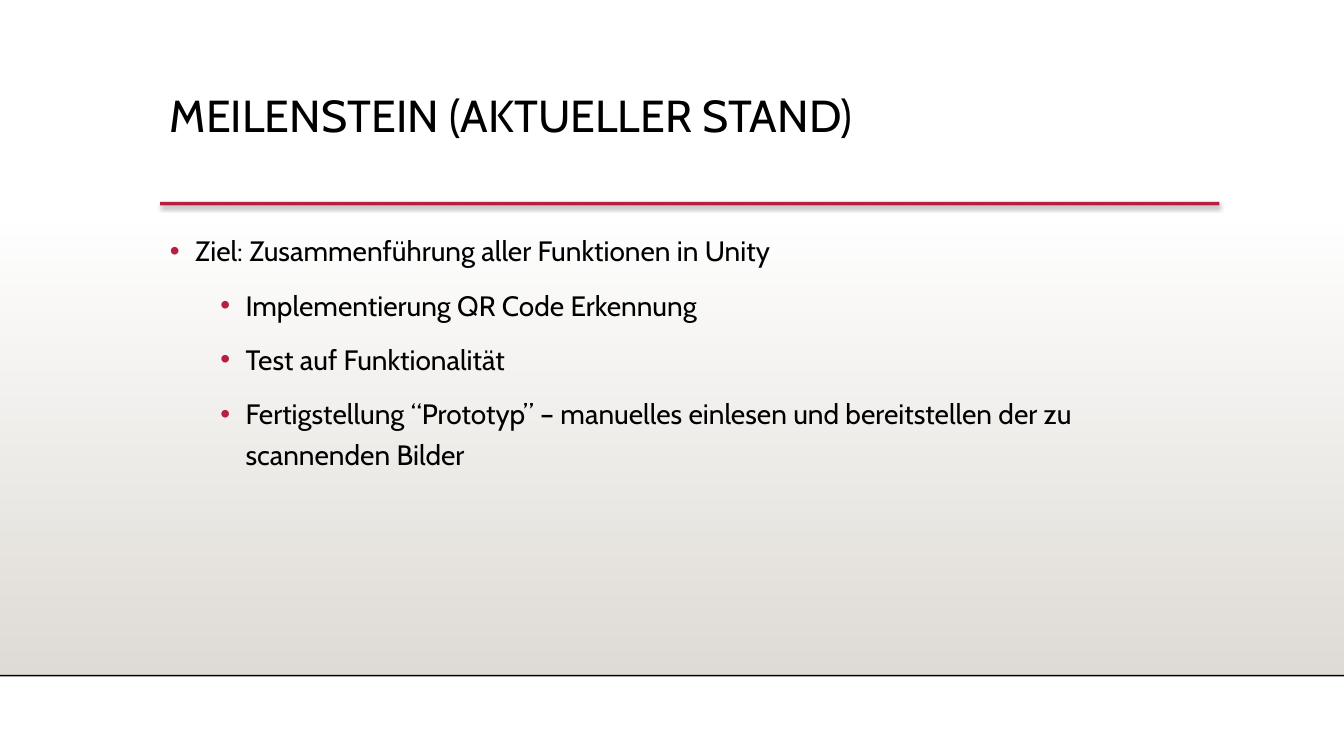
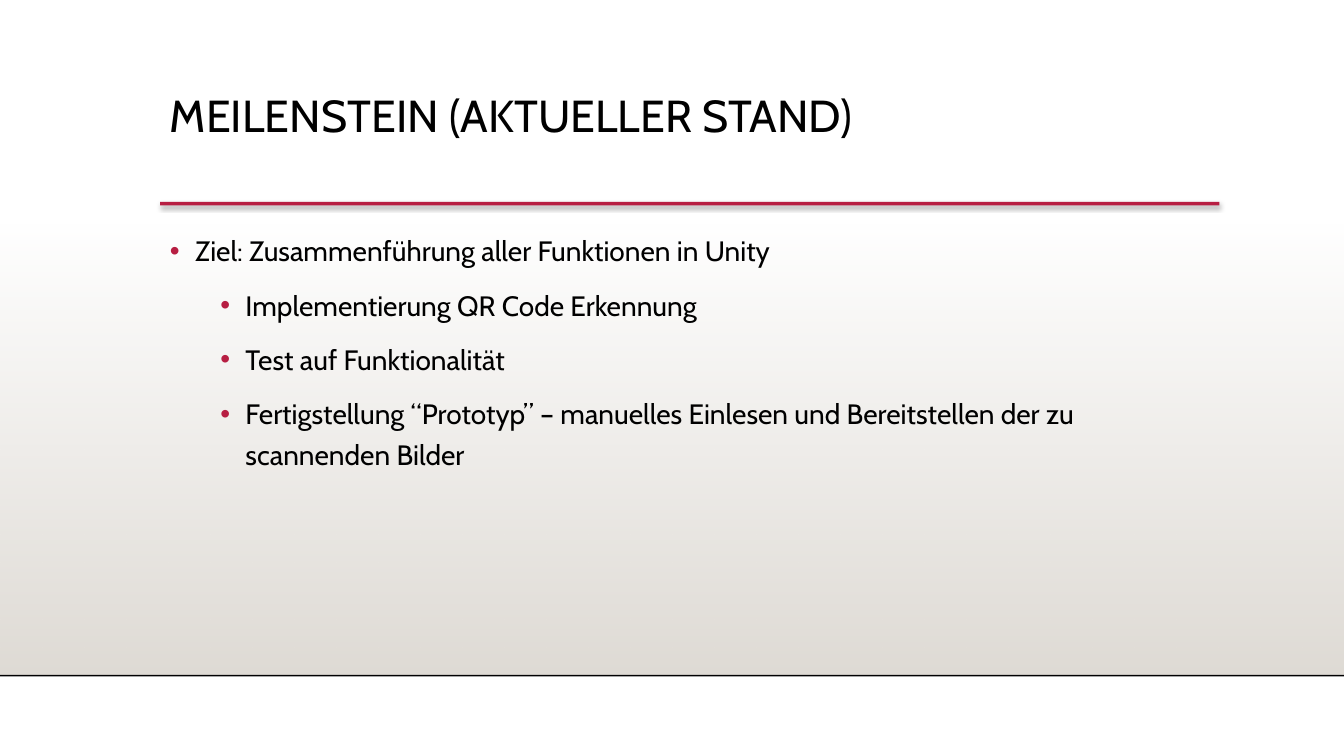
Before and after one commit to FeFi7/CarrierTracking, a slide deck: slide 8 of Dokumentation/MeilensteinPraesentation.pptx. Drawn at 1344x756 pixels with LibreOffice and Linux fonts; fonts in the diff are those of the drawing; background and template pictures are left out. Boxes give left, top, right and bottom in pixels: in the first picture for what was removed or moved away, otherwise in the second. Text is boxed around its words. In the diff, an @@ line names an element or a change of style, - is before the commit and + after.

```diff
--- a/Dokumentation/MeilensteinPraesentation.pptx
+++ b/Dokumentation/MeilensteinPraesentation.pptx
@@ text at (x1=245, y1=403, x2=1074, y2=466): text changed @@
-  • Fertigstellung “Prototyp” – manuelles einlesen und bereitstellen der zu scannenden Bilder
+  • Fertigstellung “Prototyp” – manuelles Einlesen und Bereitstellen der zu scannenden Bilder
```
Also in this commit, not shown: 1 other slide changed.
